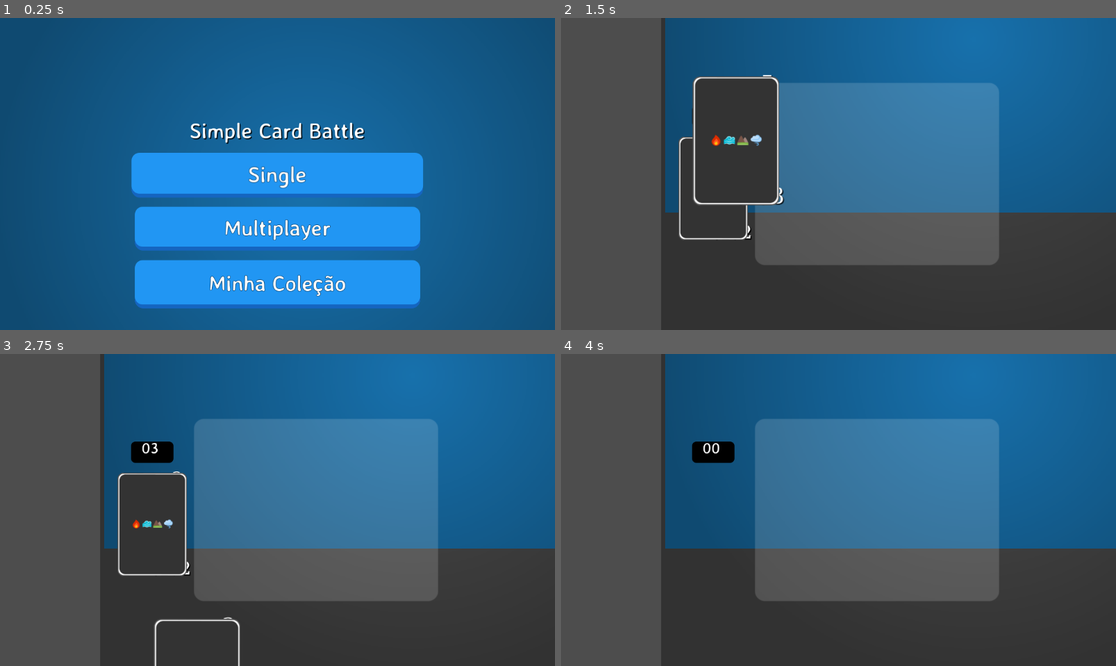
Above: before the commit, frames 1-4 (two rows, left to right).
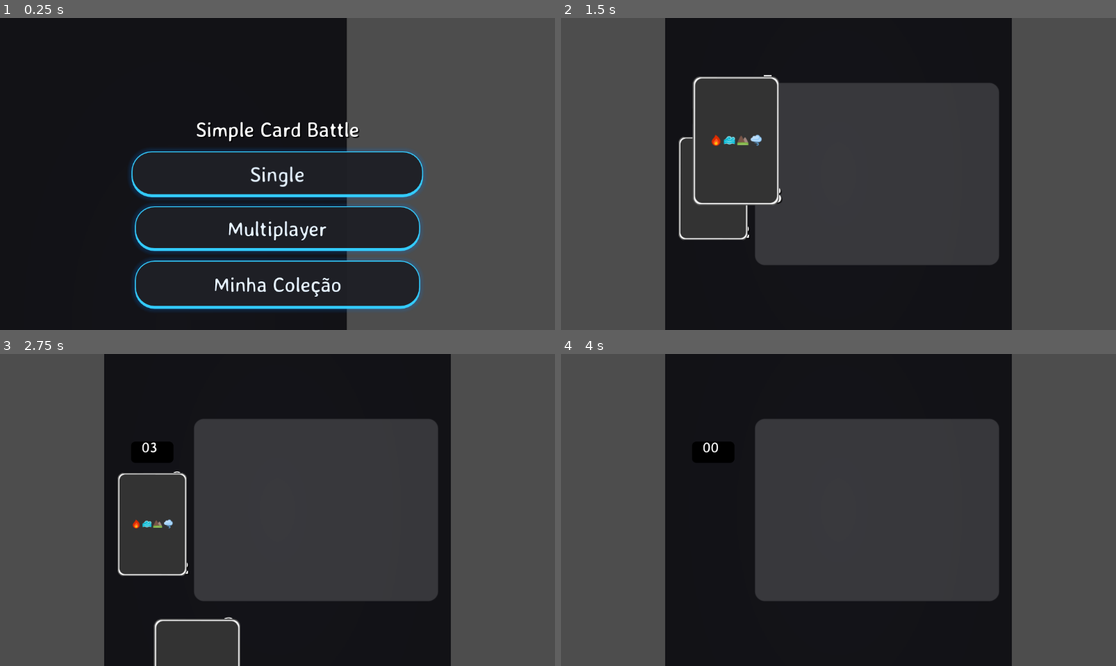
Above: after the commit, the same moments.

Repository: wlsnxx/simple-card-battle
Game: Godot game, scene res://Menu.tscn
The game is run twice, just before and just after one commit, with the same random seed, the same clock (stepped at 60 frames per second) and the same inputs.
Inputs (mouse positions are in pixels of both pictures, inside the frame that each line leads up to):
- Up to frame 1 (0.25 s): no input
- Up to frame 2 (1.5 s): click "Single" at 0.5 s; tap Enter at 1.25 s; drag from (710, 189) to (877, 174) at 1.27 s
- Up to frame 3 (2.75 s): drag from (149, 525) to (316, 510) at 2.02 s
- Up to frame 4 (4 s): move the mouse to (710, 525) at 2.77 s; tap Ctrl at 2.85 s; click (710, 525) at 2.92 s; drag from (710, 525) to (672, 463) at 3.52 s

The runs differ from the first frame. In frame 1, 100% of the frame differs, in the area x 0-100%, y 0-100%; in frame 2, 68%; in frame 3, 70%; in frame 4, 76%.

Commit message:
Revert to Portrait (720x1280) and apply Premium Dark/Neon theme

Diff:
--- a/godot/Background.tscn
+++ b/godot/Background.tscn
@@ -4,13 +4,13 @@
 [ext_resource path="res://assets/background.png" type="Texture2D" id=3]
 
 [node name="Background" type="Node2D"]
-position = Vector2( 640, 360 )
+position = Vector2( 360, 640 )
 script = ExtResource( 1 )
 
 [node name="BgColor" type="Polygon2D" parent="."]
-color = Color( 0.0980392, 0.45098, 0.682353, 1 )
-polygon = PackedVector2Array( -640, -360, 640, -360, 640, 360, -640, 360 )
+color = Color( 0.08, 0.08, 0.1, 1 )
+polygon = PackedVector2Array( -360, -640, 360, -640, 360, 640, -360, 640 )
 
 [node name="BgFilter" type="Sprite2D" parent="."]
-scale = Vector2( 1.8, 1 )
+modulate = Color( 0.5, 0.7, 1, 0.3 )
 texture = ExtResource( 3 )
--- a/godot/Menu.tscn
+++ b/godot/Menu.tscn
@@ -8,7 +8,7 @@
 script = ExtResource( 2 )
 
 [node name="Background" parent="." instance=ExtResource( 3 )]
-position = Vector2( 640, 360 )
+position = Vector2( 360, 640 )
 
 [node name="VBoxContainer" type="VBoxContainer" parent="."]
 anchor_left = 0.5
--- a/godot/Theme.tres
+++ b/godot/Theme.tres
@@ -3,71 +3,84 @@
 [ext_resource type="FontFile" path="res://assets/Fonts/AveriaSansLibre-Regular.ttf" id="1_font"]
 
 [sub_resource type="StyleBoxFlat" id="StyleBoxFlat_BtnNormal"]
-content_margin_left = 20.0
-content_margin_right = 20.0
-content_margin_top = 15.0
+content_margin_left = 30.0
+content_margin_right = 30.0
+content_margin_top = 20.0
 content_margin_bottom = 20.0
-bg_color = Color(0.129412, 0.588235, 0.952941, 1)
-border_width_bottom = 8
-border_color = Color(0.0823529, 0.396078, 0.752941, 1)
-corner_radius_top_left = 16
-corner_radius_top_right = 16
-corner_radius_bottom_right = 16
-corner_radius_bottom_left = 16
+bg_color = Color(0.12, 0.12, 0.14, 0.95)
+border_width_left = 2
+border_width_top = 2
+border_width_right = 2
+border_width_bottom = 6
+border_color = Color(0.2, 0.8, 1, 1)
+corner_radius_top_left = 40
+corner_radius_top_right = 40
+corner_radius_bottom_right = 40
+corner_radius_bottom_left = 40
+shadow_color = Color(0, 0.5, 1, 0.2)
+shadow_size = 10
 
 [sub_resource type="StyleBoxFlat" id="StyleBoxFlat_BtnHover"]
-content_margin_left = 20.0
-content_margin_right = 20.0
-content_margin_top = 15.0
+content_margin_left = 30.0
+content_margin_right = 30.0
+content_margin_top = 20.0
 content_margin_bottom = 20.0
-bg_color = Color(0.2, 0.65, 1, 1)
-border_width_bottom = 8
-border_color = Color(0.0823529, 0.396078, 0.752941, 1)
-corner_radius_top_left = 16
-corner_radius_top_right = 16
-corner_radius_bottom_right = 16
-corner_radius_bottom_left = 16
+bg_color = Color(0.18, 0.18, 0.2, 1)
+border_width_left = 2
+border_width_top = 2
+border_width_right = 2
+border_width_bottom = 6
+border_color = Color(0.4, 0.9, 1, 1)
+corner_radius_top_left = 40
+corner_radius_top_right = 40
+corner_radius_bottom_right = 40
+corner_radius_bottom_left = 40
+shadow_color = Color(0, 0.6, 1, 0.4)
+shadow_size = 15
 
 [sub_resource type="StyleBoxFlat" id="StyleBoxFlat_BtnPressed"]
-content_margin_left = 20.0
-content_margin_right = 20.0
-content_margin_top = 19.0
+content_margin_left = 30.0
+content_margin_right = 30.0
+content_margin_top = 24.0
 content_margin_bottom = 16.0
-bg_color = Color(0.0823529, 0.396078, 0.752941, 1)
-border_width_bottom = 4
-border_color = Color(0.04, 0.2, 0.4, 1)
-corner_radius_top_left = 16
-corner_radius_top_right = 16
-corner_radius_bottom_right = 16
-corner_radius_bottom_left = 16
-
-[sub_resource type="StyleBoxFlat" id="StyleBoxFlat_Panel"]
-content_margin_left = 16.0
-content_margin_right = 16.0
-content_margin_top = 16.0
-content_margin_bottom = 16.0
-bg_color = Color(0.05, 0.05, 0.1, 0.75)
+bg_color = Color(0.08, 0.08, 0.1, 1)
 border_width_left = 2
 border_width_top = 2
 border_width_right = 2
 border_width_bottom = 2
-border_color = Color(1, 1, 1, 0.15)
-corner_radius_top_left = 24
-corner_radius_top_right = 24
-corner_radius_bottom_right = 24
-corner_radius_bottom_left = 24
-shadow_color = Color(0, 0, 0, 0.2)
-shadow_size = 10
+border_color = Color(0.1, 0.5, 0.8, 1)
+corner_radius_top_left = 40
+corner_radius_top_right = 40
+corner_radius_bottom_right = 40
+corner_radius_bottom_left = 40
+
+[sub_resource type="StyleBoxFlat" id="StyleBoxFlat_Panel"]
+content_margin_left = 20.0
+content_margin_right = 20.0
+content_margin_top = 20.0
+content_margin_bottom = 20.0
+bg_color = Color(0.05, 0.05, 0.08, 0.85)
+border_width_left = 2
+border_width_top = 2
+border_width_right = 2
+border_width_bottom = 2
+border_color = Color(0.3, 0.3, 0.4, 0.5)
+corner_radius_top_left = 30
+corner_radius_top_right = 30
+corner_radius_bottom_right = 30
+corner_radius_bottom_left = 30
+shadow_color = Color(0, 0, 0, 0.5)
+shadow_size = 20
 
 [resource]
 default_font = ExtResource("1_font")
-default_font_size = 45
-Button/colors/font_color = Color(1, 1, 1, 1)
-Button/colors/font_color_disabled = Color(0.9, 0.9, 0.9, 0.3)
+default_font_size = 42
+Button/colors/font_color = Color(0.9, 0.95, 1, 1)
+Button/colors/font_color_disabled = Color(0.5, 0.5, 0.5, 0.5)
 Button/colors/font_color_hover = Color(1, 1, 1, 1)
-Button/colors/font_color_pressed = Color(0.8, 0.8, 0.8, 1)
-Button/colors/font_outline_color = Color(0, 0, 0, 0.5)
-Button/constants/outline_size = 4
+Button/colors/font_color_pressed = Color(0.7, 0.8, 1, 1)
+Button/colors/font_outline_color = Color(0, 0, 0, 0.8)
+Button/constants/outline_size = 2
 Button/styles/hover = SubResource("StyleBoxFlat_BtnHover")
 Button/styles/normal = SubResource("StyleBoxFlat_BtnNormal")
 Button/styles/pressed = SubResource("StyleBoxFlat_BtnPressed")
--- a/godot/project.godot
+++ b/godot/project.godot
@@ -33,14 +33,14 @@
 
 [display]
 
-display/window/size/viewport_width=1280
-display/window/size/viewport_height=720
+display/window/size/viewport_width=720
+display/window/size/viewport_height=1280
 display/window/size/resizable=false
-display/window/size/window_width_override=1280
-display/window/size/window_height_override=720
+display/window/size/window_width_override=360
+display/window/size/window_height_override=640
 display/window/stretch/mode="canvas_items"
 display/window/stretch/aspect="expand"
-display/window/handheld/orientation="landscape"
+display/window/handheld/orientation="portrait"
 mouse_cursor/custom_image="res://hand-up.png"
 mouse_cursor/custom_image_hotspot=Vector2(13, 0)
 
